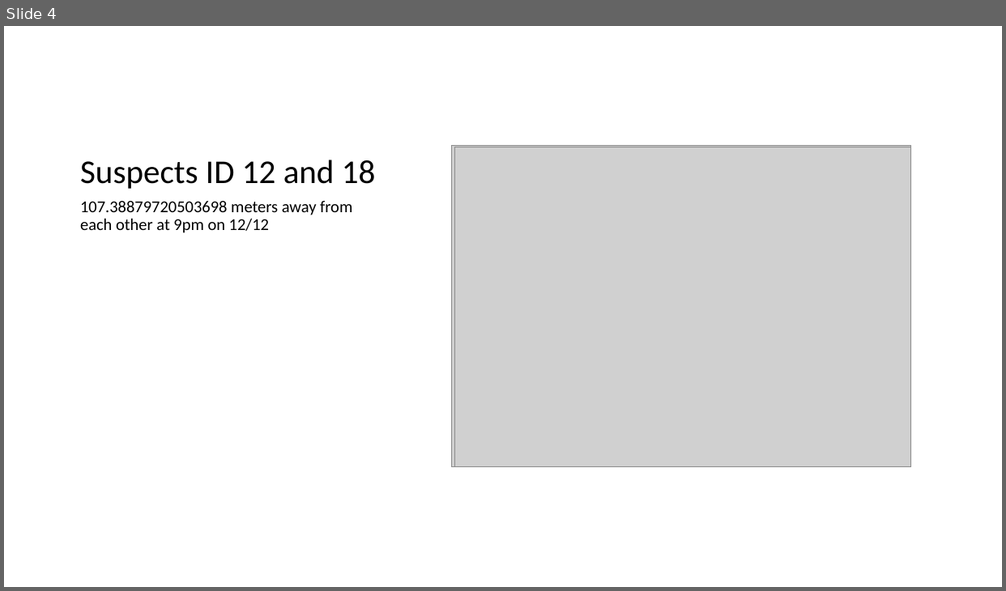
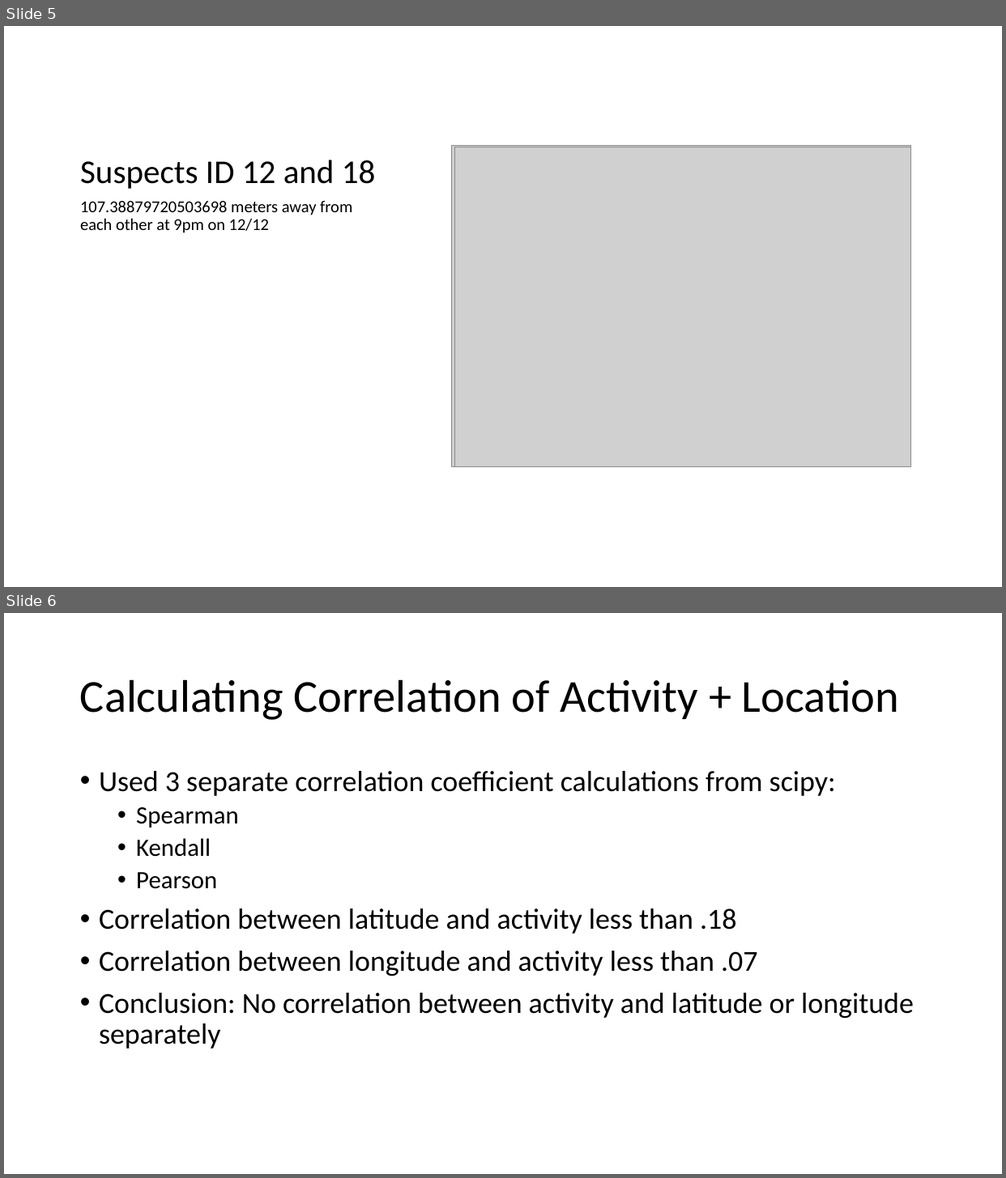
Before and after one commit to ian-mcnichols/CS_480, a slide deck: 480_HW1.pptx. Shown one above the other, each under a label of ours: slide 4 before the commit, slides 5 and 6 after it. The pictures are 1006x591 and 1006x1178 pixels, drawn with LibreOffice and Linux fonts; fonts in the diff are those of the drawing; grey boxes stand for pictures. Boxes give left, top, right and bottom in pixels: in the first picture for what was removed or moved away, otherwise in the second. Text is boxed around its words. In the diff, an @@ line names an element or a change of style, - is before the commit and + after.

```diff
--- a/480_HW1.pptx
+++ b/480_HW1.pptx
@@ slide 6 added at box(4, 613, 1002, 1174), background #FFFFFF @@
@@ title added at box(80, 679, 899, 720), 44 pt, text #000000 @@
+Calculating Correlation of Activity + Location
@@ text added at box(99, 771, 914, 1049), 28 pt, text #000000 @@
+• Used 3 separate correlation coefficient calculations from scipy:
+  • Spearman
+  • Kendall
+  • Pearson
+• Correlation between latitude and activity less than .18
+• Correlation between longitude and activity less than .07
+• Conclusion: No correlation between activity and latitude or longitude separately
@@ what was slide 4 is now slide 5 @@
```
Also in this commit, not shown: 2 other slides added, 3 other files.
